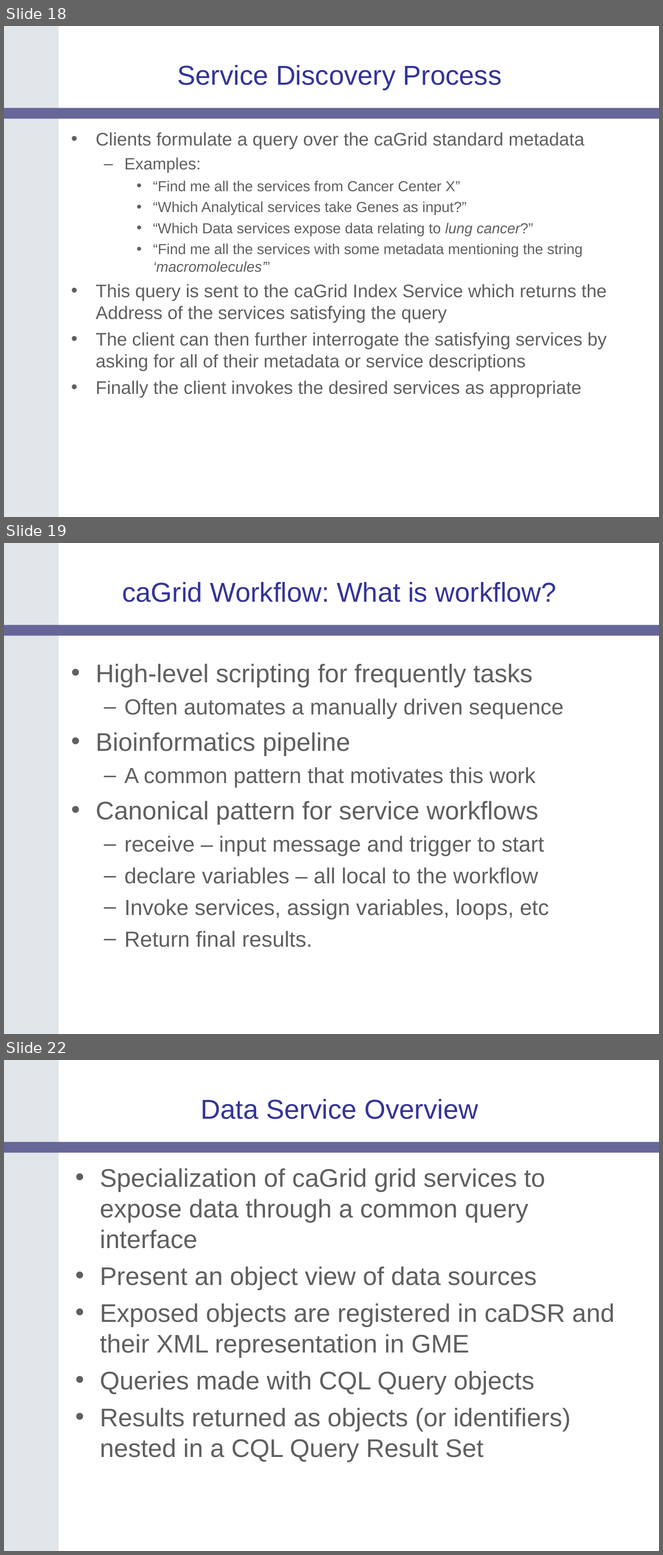
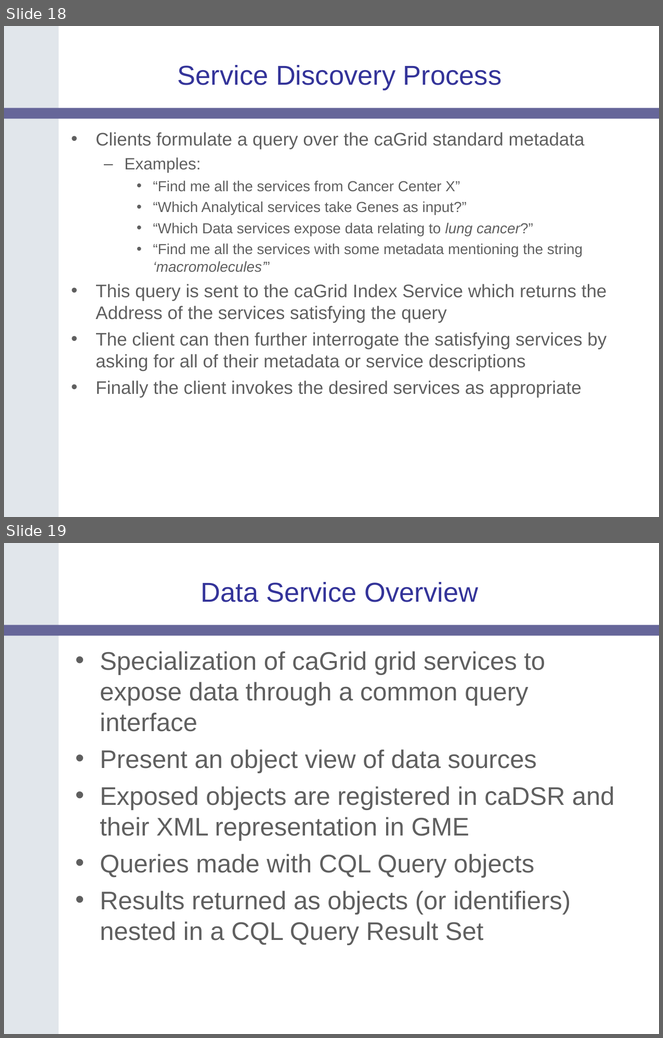
Before and after one commit to NCIP/cagrid-docs, a slide deck: docs/DataService/Slides/caGrid-1.0-Data-Services-20060605.ppt. Shown one above the other, each under a label of ours: slides 18, 19 and 22 before the commit, slides 18 and 19 after it; the slides between them are not shown. The pictures are 663x1555 and 663x1038 pixels, drawn with LibreOffice and Linux fonts; fonts in the diff are those of the drawing; background and template pictures are left out. Boxes give left, top, right and bottom in pixels: in the first picture for what was removed or moved away, otherwise in the second. Text is boxed around its words. In the diff, an @@ line names an element or a change of style, - is before the commit and + after.

```diff
--- a/docs/DataService/Slides/caGrid-1.0-Data-Services-20060605.ppt
+++ b/docs/DataService/Slides/caGrid-1.0-Data-Services-20060605.ppt
@@ slide 19 removed at (4, 543, 659, 1034), background #FFFFFF; not listed: 2 template elements that a slide beside it also shows @@
@@ title removed at (123, 582, 557, 602) @@
-caGrid Workflow: What is workflow?
@@ text removed at (96, 664, 564, 948) @@
-• High-level scripting for frequently tasks
-  – Often automates a manually driven sequence
-• Bioinformatics pipeline
-  – A common pattern that motivates this work
-• Canonical pattern for service workflows
-  – receive – input message and trigger to start
-  – declare variables – all local to the workflow
-  – Invoke services, assign variables, loops, etc
-  – Return final results.
@@ what was slide 22 is now slide 19 @@
```
Also in this commit, not shown: 1 slide changed, 2 other slides removed.
